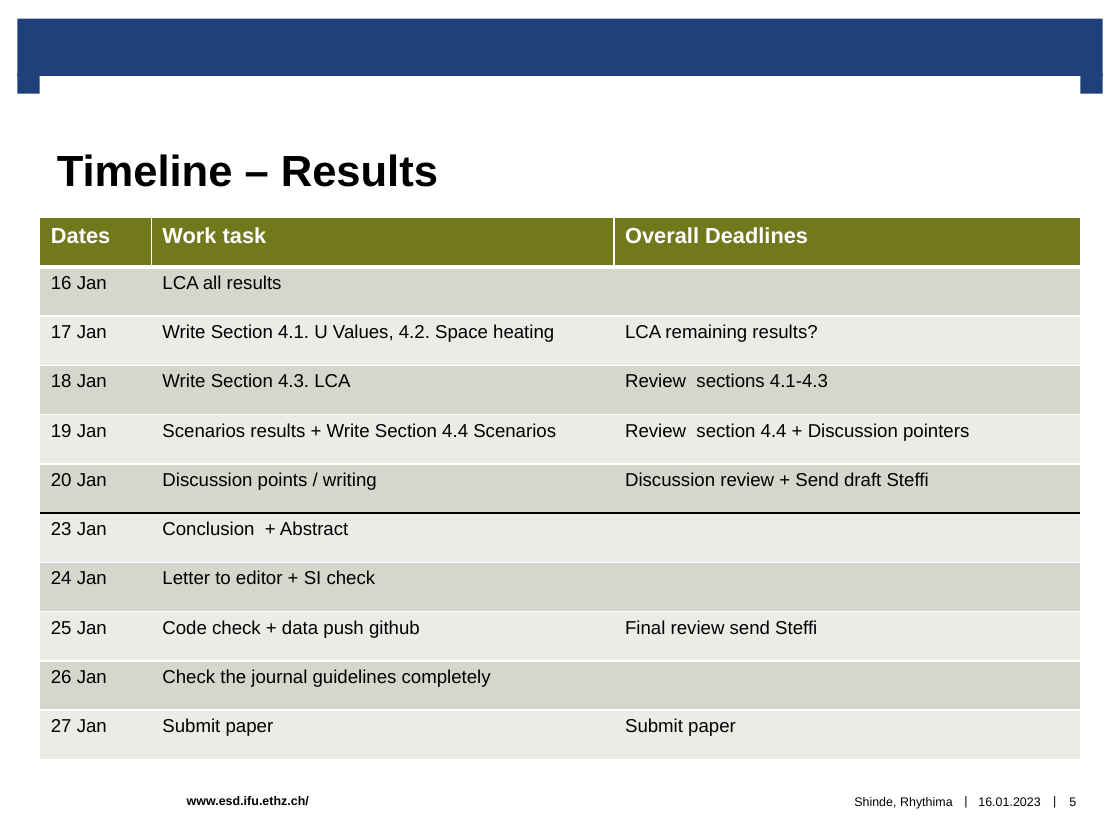
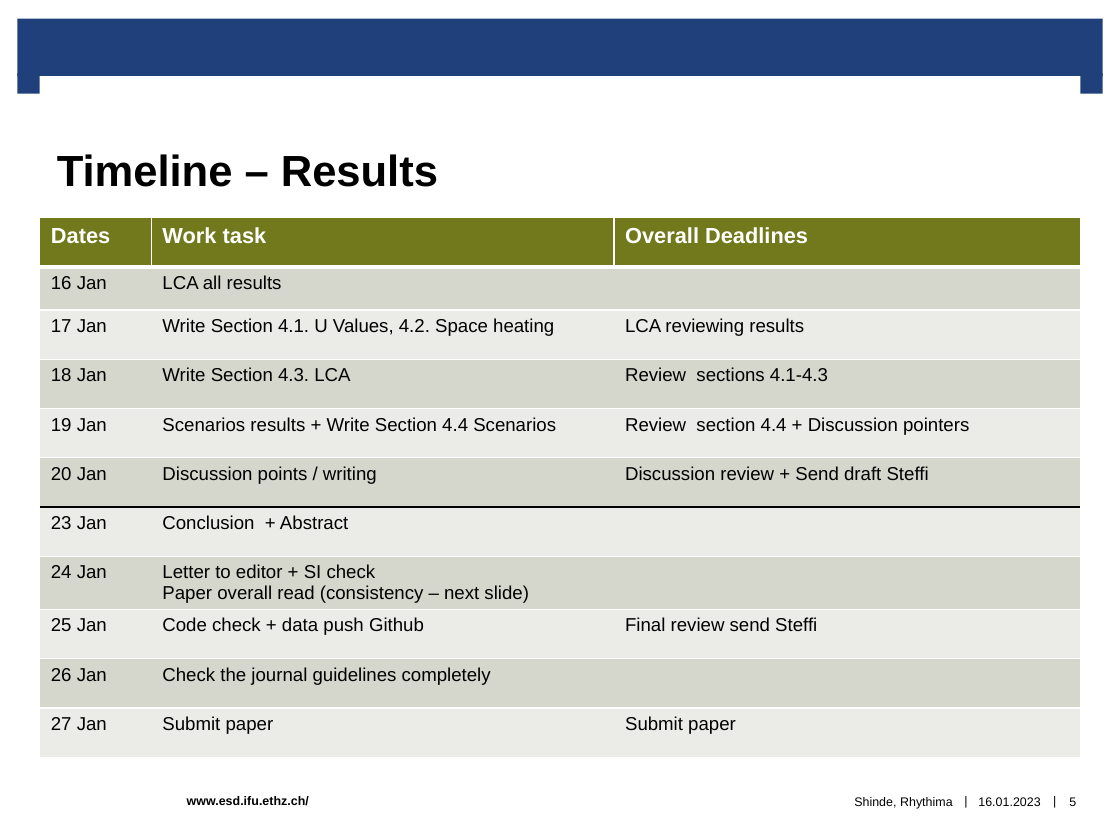
Before and after one commit to rhythimashinde/building-model, a slide deck: slide 5 of paper_SI_discussions/Discussion_paper.pptx. Drawn at 1120x840 pixels with LibreOffice and Linux fonts; fonts in the diff are those of the drawing; background and template pictures are left out. Boxes give left, top, right and bottom in pixels: in the first picture for what was removed or moved away, otherwise in the second. Text is boxed around its words. In the diff, an @@ line names an element or a change of style, - is before the commit and + after.

```diff
--- a/paper_SI_discussions/Discussion_paper.pptx
+++ b/paper_SI_discussions/Discussion_paper.pptx
@@ table at bbox=[39, 217, 1080, 759] @@
-row 3, column 3: LCA remaining results?
+row 3, column 3: LCA reviewing results
-row 8, column 2: Letter to editor + SI check
+row 8, column 2: Letter to editor + SI check / Paper overall read (consistency – next slide)
-row 9, column 2: Code check + data push github
+row 9, column 2: Code check + data push Github
```
Also in this commit, not shown: 1 other slide changed, 1 slide added, 7 other files.
